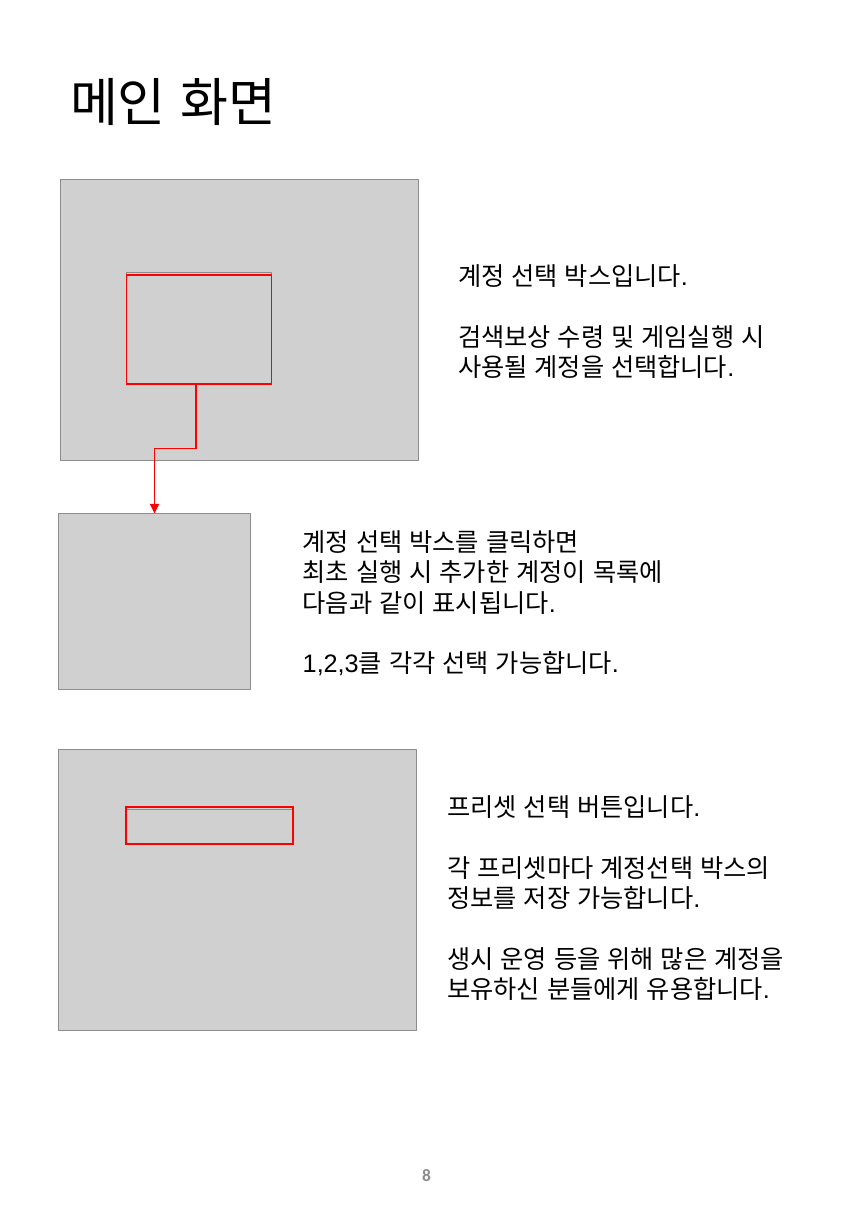
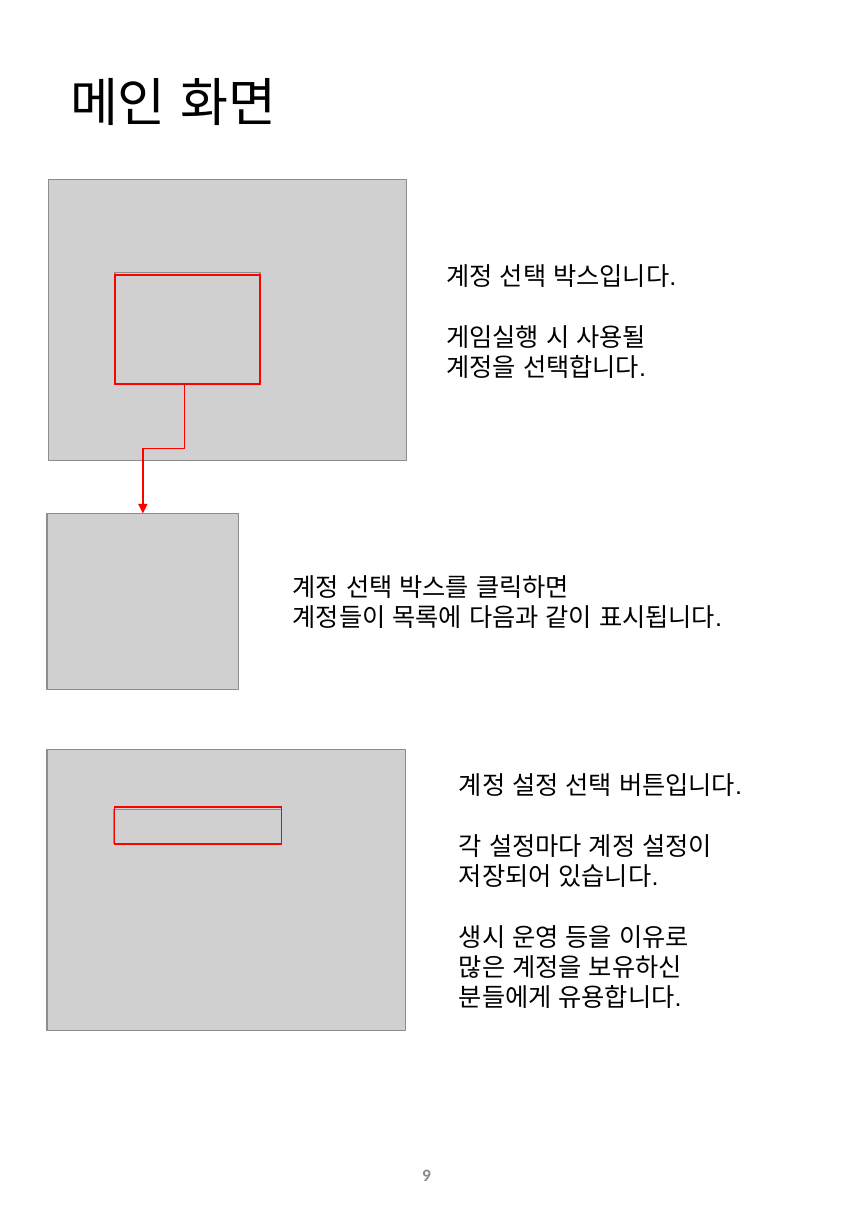
Before and after one commit to byungmeo/GersangStation, a slide deck: slide 9 of 사용자 설명서.pptx (slide 8 before the commit). Drawn at 853x1232 pixels with LibreOffice and Linux fonts; fonts in the diff are those of the drawing; grey boxes stand for pictures. Boxes give left, top, right and bottom in pixels: in the first picture for what was removed or moved away, otherwise in the second. Text is boxed around its words. In the diff, an @@ line names an element or a change of style, - is before the commit and + after.

```diff
--- a/사용자 설명서.pptx
+++ b/사용자 설명서.pptx
@@ text "계정 선택 박스입니다.": place and size @@
-text "계정 선택 박스입니다." at box(458, 264, 764, 378)
+text "계정 선택 박스입니다." at box(446, 264, 676, 378)
@@ text at box(446, 325, 646, 378): text changed @@
-검색보상 수령 및 게임실행 시
-사용될 계정을 선택합니다.
+게임실행 시 사용될
+계정을 선택합니다.
@@ 5 pictures, 2 rectangles, 1 elbow arrow: place and size @@
-5 pictures, 2 rectangles, 1 elbow arrow at box(59, 180, 419, 1030)
+5 pictures, 2 rectangles, 1 elbow arrow at box(47, 180, 407, 1030)
@@ text "계정 선택 박스를 클릭하면": place and size @@
-text "계정 선택 박스를 클릭하면" at box(303, 530, 663, 676)
+text "계정 선택 박스를 클릭하면" at box(293, 575, 722, 628)
@@ text at box(293, 605, 722, 628): text changed @@
-최초 실행 시 추가한 계정이 목록에
-다음과 같이 표시됩니다.
-1,2,3클 각각 선택 가능합니다.
+계정들이 목록에 다음과 같이 표시됩니다.
@@ text at box(459, 773, 742, 1008): text changed @@
-프리셋 선택 버튼입니다.
-각 프리셋마다 계정선택 박스의
-정보를 저장 가능합니다.
-생시 운영 등을 위해 많은 계정을
-보유하신 분들에게 유용합니다.
+계정 설정 선택 버튼입니다.
+각 설정마다 계정 설정이
+저장되어 있습니다.
+생시 운영 등을 이유로
+많은 계정을 보유하신
+분들에게 유용합니다.
@@ page number at box(422, 1169, 431, 1181): text changed @@
-8
+9
```
Also in this commit, not shown: 1 other slide changed, 1 slide added.
